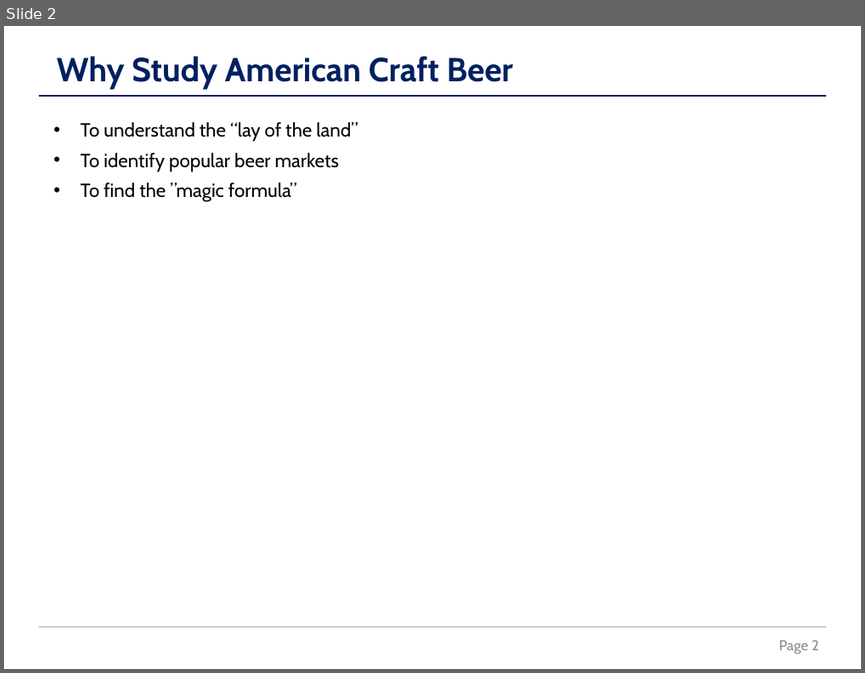
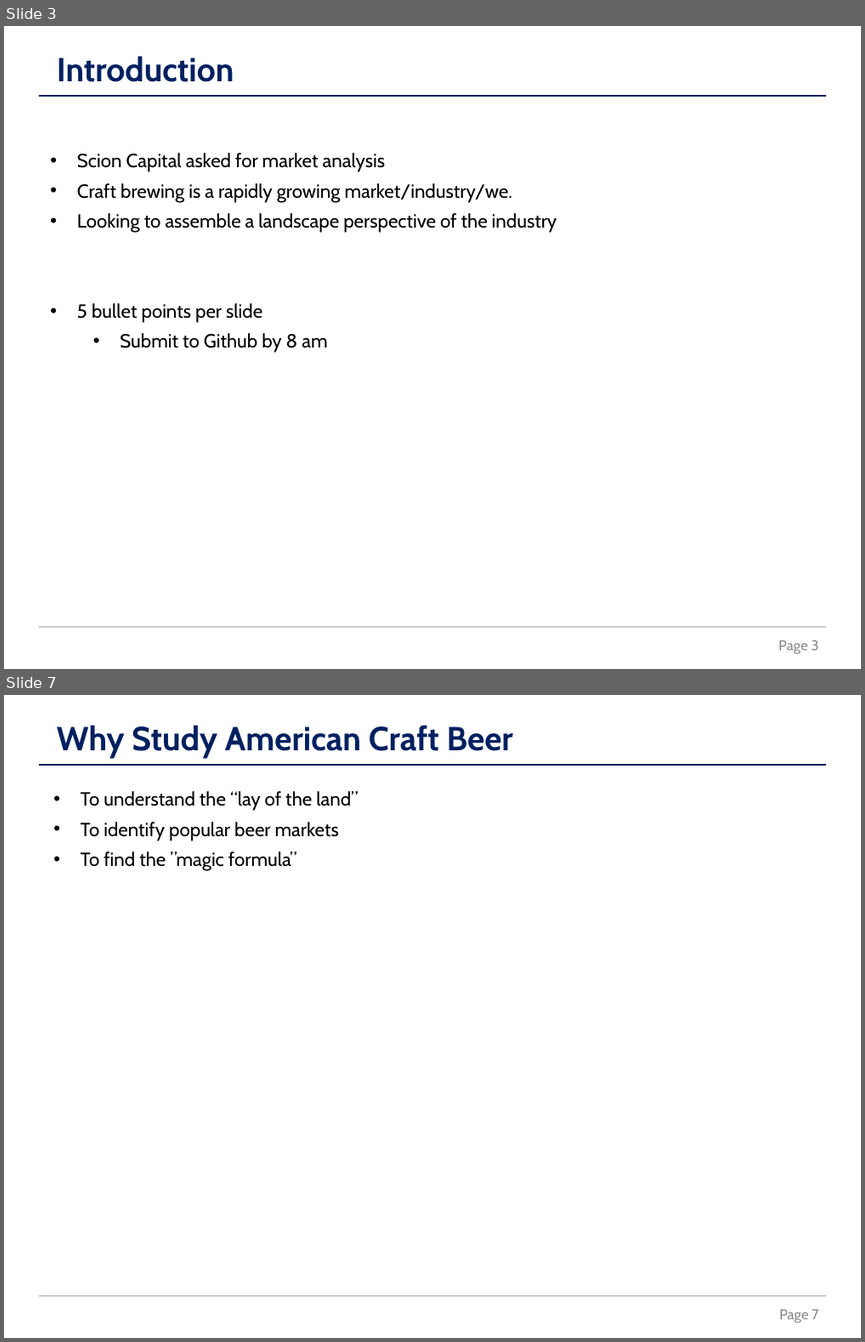
Before and after one commit to la-mar/DDS_Case_Study_1, a slide deck: docs/revised_presentation_from_template.pptx. Shown one above the other, each under a label of ours: slide 2 before the commit, slides 3 and 7 after it; the slides between them are not shown. The pictures are 865x673 and 865x1342 pixels, drawn with LibreOffice and Linux fonts; fonts in the diff are those of the drawing. Boxes give left, top, right and bottom in pixels: in the first picture for what was removed or moved away, otherwise in the second. Text is boxed around its words. In the diff, an @@ line names an element or a change of style, - is before the commit and + after.

```diff
--- a/docs/revised_presentation_from_template.pptx
+++ b/docs/revised_presentation_from_template.pptx
@@ slide 3 added at (4,26,861,669), background #FFFFFF @@
@@ text added at (57,56,234,82), 28 pt, text #002060, bold @@
+Introduction
@@ line added from (38, 96) to (827, 96), #002060 1 pt @@
@@ text added at (77,153,557,352), 16 pt, text #000000 @@
+• Scion Capital asked for market analysis
+• Craft brewing is a rapidly growing market/industry/we.
+• Looking to assemble a landscape perspective of the industry
+• 5 bullet points per slide
+  • Submit to Github by 8 am
@@ line added from (38, 627) to (827, 627), #A6A6A6 1 pt @@
@@ page number added at (778,640,818,653), 12 pt, text #8C8C8C @@
+Page 3
@@ what was slide 2 is now slide 7 @@
@@ page number at (779,1309,818,1322): text changed @@
-Page 2
+Page 7
```
Also in this commit, not shown: 3 slides changed, 10 other slides added, 13 other files.
